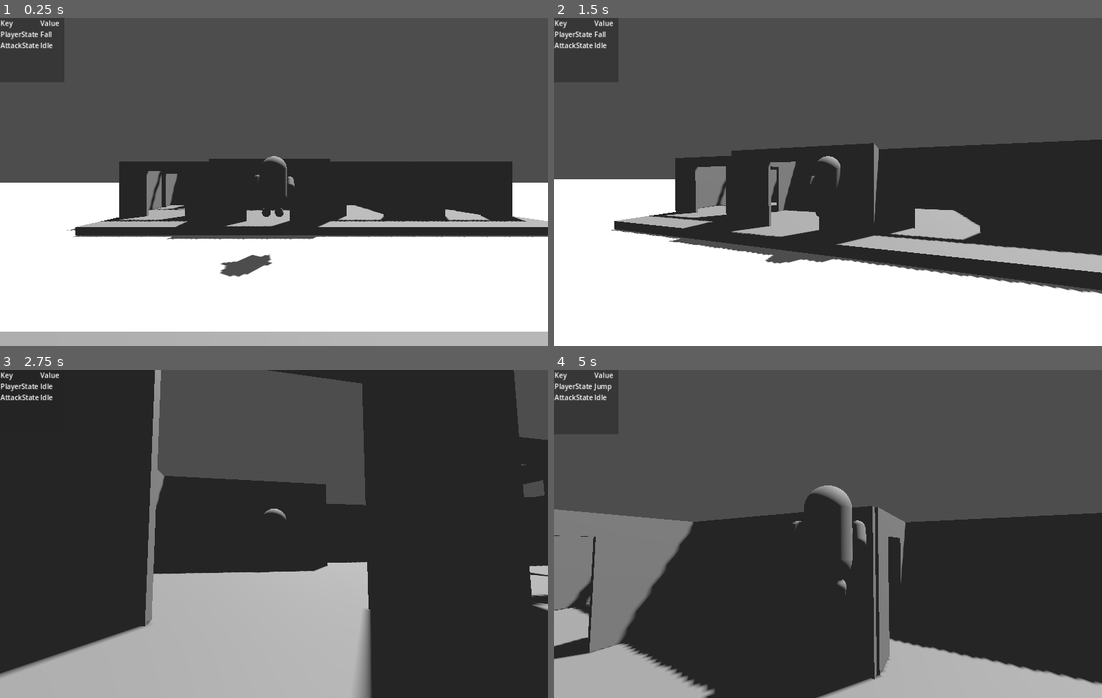
Above: before the commit, frames 1-4 (two rows, left to right).
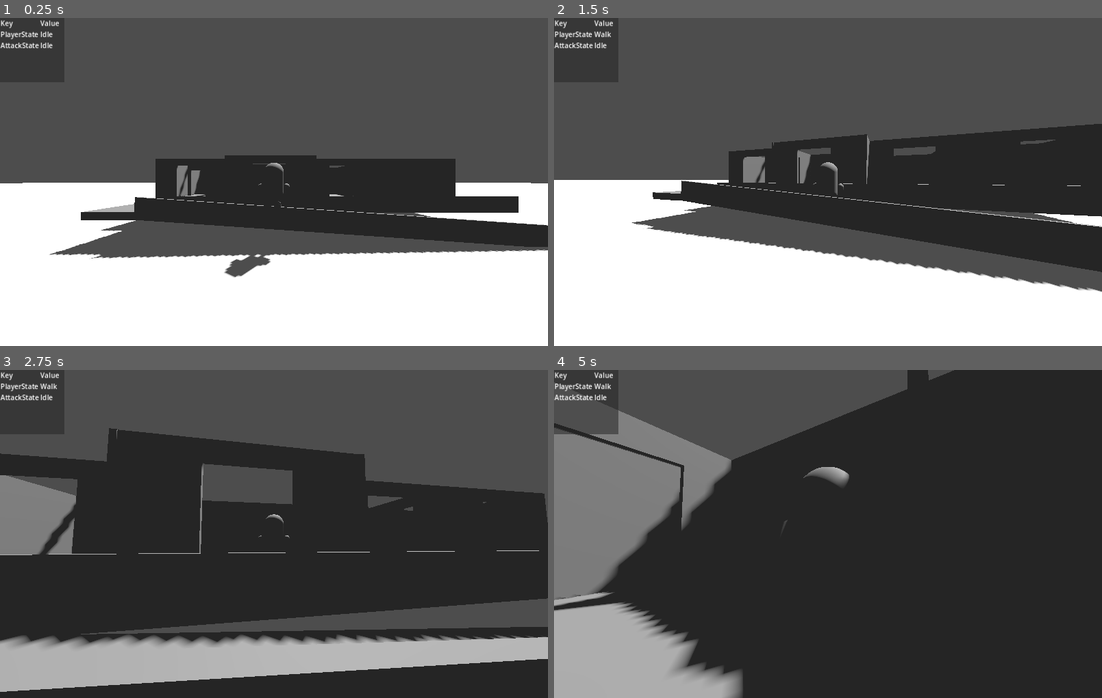
Above: after the commit, the same moments.

Repository: ee0pdt/godot-tps-test
Game: Godot game, scene res://main.tscn
Same seed, same stepped clock (60 frames per second), same inputs: the game is played once before the commit and once after it.
Inputs (mouse positions are in pixels of both pictures, inside the frame that each line leads up to):
- Up to frame 1 (0.25 s): no input
- Up to frame 2 (1.5 s): move the mouse to (855, 182) at 0.52 s; hold Up (forward) from 0.53 s (still down); click (855, 182) at 0.6 s; tap Space (jump) at 0.77 s; move the mouse to (800, 182) at 1.27 s; tap E (interact) at 1.35 s
- Up to frame 3 (2.75 s): keep holding Up (forward); tap Space (jump) at 1.52 s; move the mouse to (284, 527) at 2.02 s; click (284, 527) at 2.1 s
- Up to frame 4 (5 s): keep holding Up (forward); move the mouse to (822, 540) at 2.77 s; tap E (interact) at 2.85, 4.35 s; tap Space (jump) at 3.02, 3.77, 4.52 s; move the mouse to (866, 537) at 3.52 s; click (866, 537) at 3.6 s; move the mouse to (784, 530) at 4.27 s

The runs differ from the first frame. In frame 1, 16% of the frame differs, in the area x 0-100%, y 3-100%; in frame 2, 16%; in frame 3, 44%; in frame 4, 45%, in the area x 0-100%, y 0-100%.

Commit message:
Added ramp

Diff:
--- a/player/player.tscn
+++ b/player/player.tscn
@@ -599,6 +599,7 @@
 margin = 0.5
 
 [node name="Camera3D" type="Camera3D" parent="CameraBase/CameraPivot/SpringArm3D"]
+fov = 90.0
 
 [node name="CarryPosition" type="Node3D" parent="."]
 transform = Transform3D(1, 0, -1.5246e-23, -1.5246e-23, -4.37114e-08, -1, 0, 1, -4.37114e-08, 0, 0, -0.834998)
--- a/wheelchair_house/wheelchair_house.tscn
+++ b/wheelchair_house/wheelchair_house.tscn
@@ -3,37 +3,37 @@
 [node name="WheelchairHouse" type="Node3D"]
 
 [node name="CSGBox3D17" type="CSGBox3D" parent="."]
-transform = Transform3D(-1, 0, 8.74228e-08, 0, 1, 0, -8.74228e-08, 0, -1, -6.50888, 1.22424, -2.41241)
+transform = Transform3D(-1, 0, 8.74228e-08, 0, 1, 0, -8.74228e-08, 0, -1, -6.50888, 2.03507, -2.41241)
 use_collision = true
 size = Vector3(0.1, 2.4, 3)
 
 [node name="CSGBox3D22" type="CSGBox3D" parent="."]
-transform = Transform3D(-1, 0, 8.74228e-08, 0, 1, 0, -8.74228e-08, 0, -1, 8.825, 1.22424, -2.41241)
+transform = Transform3D(-1, 0, 8.74228e-08, 0, 1, 0, -8.74228e-08, 0, -1, 8.825, 2.03507, -2.41241)
 use_collision = true
 size = Vector3(0.1, 2.4, 3)
 
 [node name="CSGBox3D19" type="CSGBox3D" parent="."]
-transform = Transform3D(-1, 0, 8.74228e-08, 0, 1, 0, -8.74228e-08, 0, -1, -6.50888, 1.22424, -4.92188)
+transform = Transform3D(-1, 0, 8.74228e-08, 0, 1, 0, -8.74228e-08, 0, -1, -6.50888, 2.03507, -4.92188)
 use_collision = true
 size = Vector3(0.1, 2.4, 2)
 
 [node name="CSGBox3D32" type="CSGBox3D" parent="."]
-transform = Transform3D(-1, 0, 8.74228e-08, 0, 1, 0, -8.74228e-08, 0, -1, 8.825, 1.22424, -4.92188)
+transform = Transform3D(-1, 0, 8.74228e-08, 0, 1, 0, -8.74228e-08, 0, -1, 8.825, 2.03507, -4.92188)
 use_collision = true
 size = Vector3(0.1, 2.4, 2)
 
 [node name="CSGBox3D21" type="CSGBox3D" parent="."]
-transform = Transform3D(-1, 0, 8.74228e-08, 0, 1, 0, -8.74228e-08, 0, -1, -4.85533, 1.22424, -4.92188)
+transform = Transform3D(-1, 0, 8.74228e-08, 0, 1, 0, -8.74228e-08, 0, -1, -4.85533, 2.03507, -4.92188)
 use_collision = true
 size = Vector3(0.1, 2.4, 2)
 
 [node name="CSGBox3D20" type="CSGBox3D" parent="."]
-transform = Transform3D(-1, 0, 8.74228e-08, 0, 1, 0, -8.74228e-08, 0, -1, -2.61551, 1.22424, -4.92188)
+transform = Transform3D(-1, 0, 8.74228e-08, 0, 1, 0, -8.74228e-08, 0, -1, -2.61551, 2.03507, -4.92188)
 use_collision = true
 size = Vector3(0.1, 2.4, 2)
 
 [node name="Wall3" type="CSGBox3D" parent="."]
-transform = Transform3D(-1, 0, 8.74228e-08, 0, 1, 0, -8.74228e-08, 0, -1, 1.41629, 1.22424, -4.82823)
+transform = Transform3D(-1, 0, 8.74228e-08, 0, 1, 0, -8.74228e-08, 0, -1, 1.41629, 2.03507, -4.82823)
 use_collision = true
 size = Vector3(0.1, 2.4, 2.2127)
 
@@ -44,7 +44,7 @@
 size = Vector3(0.2, 2, 1)
 
 [node name="Wall4" type="CSGBox3D" parent="."]
-transform = Transform3D(-1, 0, 8.74228e-08, 0, 1, 0, -8.74228e-08, 0, -1, -1.47276, 1.22424, -4.82823)
+transform = Transform3D(-1, 0, 8.74228e-08, 0, 1, 0, -8.74228e-08, 0, -1, -1.47276, 2.03507, -4.82823)
 use_collision = true
 size = Vector3(0.1, 2.4, 2.2127)
 
@@ -55,7 +55,7 @@
 size = Vector3(0.2, 2, 1)
 
 [node name="CSGBox3D18" type="CSGBox3D" parent="."]
-transform = Transform3D(-1, 0, 8.74228e-08, 0, 1, 0, -8.74228e-08, 0, -1, -2.6087, 1.22424, -1.82379)
+transform = Transform3D(-1, 0, 8.74228e-08, 0, 1, 0, -8.74228e-08, 0, -1, -2.6087, 2.03507, -1.82379)
 use_collision = true
 size = Vector3(0.1, 2.4, 4.17725)
 
@@ -66,12 +66,12 @@
 size = Vector3(0.2, 2, 1)
 
 [node name="CSGBox3D24" type="CSGBox3D" parent="."]
-transform = Transform3D(-1, 0, 8.74228e-08, 0, 1, 0, -8.74228e-08, 0, -1, 1.43518, 1.22424, -0.339289)
+transform = Transform3D(-1, 0, 8.74228e-08, 0, 1, 0, -8.74228e-08, 0, -1, 1.43518, 2.03507, -0.339289)
 use_collision = true
 size = Vector3(0.1, 2.4, 1.20825)
 
 [node name="CSGBox3D31" type="CSGBox3D" parent="."]
-transform = Transform3D(-1, 0, 8.74228e-08, 0, 1, 0, -8.74228e-08, 0, -1, 4.92482, 1.22424, -3.43528)
+transform = Transform3D(-1, 0, 8.74228e-08, 0, 1, 0, -8.74228e-08, 0, -1, 4.92482, 2.03507, -3.43528)
 use_collision = true
 size = Vector3(0.1, 2.4, 5.16235)
 
@@ -82,7 +82,7 @@
 size = Vector3(0.2, 2, 1)
 
 [node name="CSGBox3D16" type="CSGBox3D" parent="."]
-transform = Transform3D(-4.37114e-08, 0, -1, 0, 1, 0, 1, 0, -4.37114e-08, -4.55104, 1.22424, -0.885804)
+transform = Transform3D(-4.37114e-08, 0, -1, 0, 1, 0, 1, 0, -4.37114e-08, -4.55104, 2.03507, -0.885804)
 use_collision = true
 size = Vector3(0.1, 2.4, 4)
 
@@ -93,7 +93,7 @@
 size = Vector3(0.2, 2, 1.5)
 
 [node name="Wall8" type="CSGBox3D" parent="."]
-transform = Transform3D(-4.37114e-08, 0, -1, 0, 1, 0, 1, 0, -4.37114e-08, 6.9592, 1.22424, -0.885804)
+transform = Transform3D(-4.37114e-08, 0, -1, 0, 1, 0, 1, 0, -4.37114e-08, 6.9592, 2.03507, -0.885804)
 use_collision = true
 size = Vector3(0.1, 2.4, 4)
 
@@ -104,12 +104,12 @@
 size = Vector3(0.2, 2, 1.5)
 
 [node name="CSGBox3D29" type="CSGBox3D" parent="."]
-transform = Transform3D(-4.37114e-08, 0, -1, 0, 1, 0, 1, 0, -4.37114e-08, 6.89762, 1.22424, -5.96038)
+transform = Transform3D(-4.37114e-08, 0, -1, 0, 1, 0, 1, 0, -4.37114e-08, 6.89762, 2.03507, -5.96038)
 use_collision = true
 size = Vector3(0.1, 2.4, 4)
 
 [node name="CSGBox3D27" type="CSGBox3D" parent="."]
-transform = Transform3D(-4.37114e-08, 0, -1, 0, 1, 0, 1, 0, -4.37114e-08, -0.599543, 1.22424, 0.202141)
+transform = Transform3D(-4.37114e-08, 0, -1, 0, 1, 0, 1, 0, -4.37114e-08, -0.599543, 2.03507, 0.202141)
 use_collision = true
 size = Vector3(0.1, 2.4, 4)
 
@@ -120,7 +120,7 @@
 size = Vector3(0.2, 2, 1.5)
 
 [node name="Wall" type="CSGBox3D" parent="."]
-transform = Transform3D(-4.37114e-08, 0, -1, 0, 1, 0, 1, 0, -4.37114e-08, -4.55104, 1.22424, -3.89305)
+transform = Transform3D(-4.37114e-08, 0, -1, 0, 1, 0, 1, 0, -4.37114e-08, -4.55104, 2.03507, -3.89305)
 use_collision = true
 size = Vector3(0.1, 2.4, 4)
 
@@ -137,12 +137,12 @@
 size = Vector3(0.2, 2, 1)
 
 [node name="CSGBox3D33" type="CSGBox3D" parent="."]
-transform = Transform3D(-1, 0, 8.74228e-08, 0, 1, 0, -8.74228e-08, 0, -1, 6.61788, 1.22424, -4.92188)
+transform = Transform3D(-1, 0, 8.74228e-08, 0, 1, 0, -8.74228e-08, 0, -1, 6.61788, 2.03507, -4.92188)
 use_collision = true
 size = Vector3(0.1, 2.4, 2)
 
 [node name="Wall6" type="CSGBox3D" parent="."]
-transform = Transform3D(-4.37114e-08, 0, -1, 0, 1, 0, 1, 0, -4.37114e-08, 6.92217, 1.22424, -3.89305)
+transform = Transform3D(-4.37114e-08, 0, -1, 0, 1, 0, 1, 0, -4.37114e-08, 6.92217, 2.03507, -3.89305)
 use_collision = true
 size = Vector3(0.1, 2.4, 4)
 
@@ -159,32 +159,32 @@
 size = Vector3(0.2, 2, 1)
 
 [node name="Wall2" type="CSGBox3D" parent="."]
-transform = Transform3D(-4.37114e-08, 0, -1, 0, 1, 0, 1, 0, -4.37114e-08, -0.568752, 1.22424, -3.65699)
+transform = Transform3D(-4.37114e-08, 0, -1, 0, 1, 0, 1, 0, -4.37114e-08, -0.568752, 2.03507, -3.65699)
 use_collision = true
 size = Vector3(0.1, 2.4, 4)
 
 [node name="Wall5" type="CSGBox3D" parent="."]
-transform = Transform3D(-4.37114e-08, 0, -1, 0, 1, 0, 1, 0, -4.37114e-08, -0.0233417, 1.22424, -4.18542)
+transform = Transform3D(-4.37114e-08, 0, -1, 0, 1, 0, 1, 0, -4.37114e-08, -0.0233417, 2.03507, -4.18542)
 use_collision = true
 size = Vector3(0.1, 2.4, 2.90918)
 
 [node name="CSGBox3D25" type="CSGBox3D" parent="."]
-transform = Transform3D(-4.37114e-08, 0, -1, 0, 1, 0, 1, 0, -4.37114e-08, -4.55104, 1.22424, -5.96804)
+transform = Transform3D(-4.37114e-08, 0, -1, 0, 1, 0, 1, 0, -4.37114e-08, -4.55104, 2.03507, -5.96804)
 use_collision = true
 size = Vector3(0.1, 2.4, 4)
 
 [node name="CSGBox3D26" type="CSGBox3D" parent="."]
-transform = Transform3D(-4.37114e-08, 0, -1, 0, 1, 0, 1, 0, -4.37114e-08, -0.537962, 1.22424, -5.96804)
+transform = Transform3D(-4.37114e-08, 0, -1, 0, 1, 0, 1, 0, -4.37114e-08, -0.537962, 2.03507, -5.96804)
 use_collision = true
 size = Vector3(0.1, 2.4, 4)
 
 [node name="CSGBox3D28" type="CSGBox3D" parent="."]
-transform = Transform3D(-4.37114e-08, 0, -1, 0, 1, 0, 1, 0, -4.37114e-08, 3.1828, 1.22424, -5.96804)
+transform = Transform3D(-4.37114e-08, 0, -1, 0, 1, 0, 1, 0, -4.37114e-08, 3.1828, 2.03507, -5.96804)
 use_collision = true
 size = Vector3(0.1, 2.4, 3.5)
 
 [node name="Wall7" type="CSGBox3D" parent="."]
-transform = Transform3D(-4.37114e-08, 0, -1, 0, 1, 0, 1, 0, -4.37114e-08, 3.1828, 1.22424, -0.88754)
+transform = Transform3D(-4.37114e-08, 0, -1, 0, 1, 0, 1, 0, -4.37114e-08, 3.1828, 2.03507, -0.88754)
 use_collision = true
 size = Vector3(0.1, 2.4, 3.5)
 
@@ -195,7 +195,7 @@
 size = Vector3(0.2, 2, 1.5)
 
 [node name="Wall9" type="CSGBox3D" parent="."]
-transform = Transform3D(-4.37114e-08, 0, -1, 0, 1, 0, 1, 0, -4.37114e-08, 3.1828, 1.22424, -0.88754)
+transform = Transform3D(-4.37114e-08, 0, -1, 0, 1, 0, 1, 0, -4.37114e-08, 3.1828, 2.03507, -0.88754)
 use_collision = true
 size = Vector3(0.1, 2.4, 3.5)
 
@@ -205,7 +205,27 @@
 use_collision = true
 size = Vector3(0.2, 2, 1.5)
 
-[node name="Deck" type="CSGBox3D" parent="."]
-transform = Transform3D(-4.37114e-08, 0, -1, 0, 1, 0, 1, 0, -4.37114e-08, 1.30942, 0.149871, -2.26919)
+[node name="Floor" type="CSGBox3D" parent="."]
+transform = Transform3D(-4.37114e-08, 0, -1, 0, 1, 0, 1, 0, -4.37114e-08, 1.30942, 0.960698, -2.26919)
 use_collision = true
 size = Vector3(6.94527, 0.25127, 15.3638)
+
+[node name="Floor4" type="CSGBox3D" parent="."]
+transform = Transform3D(-4.37114e-08, 0, -1, 0, 1, 0, 1, 0, -4.37114e-08, -5.53915, 0.966836, 1.82616)
+use_collision = true
+size = Vector3(1.53318, 0.25127, 1.6493)
+
+[node name="Floor3" type="CSGBox3D" parent="."]
+transform = Transform3D(-4.37114e-08, 0, -1, 0, 1, 0, 1, 0, -4.37114e-08, 2.17967, 1.15007, 1.26815)
+use_collision = true
+size = Vector3(0.0955148, 0.630017, 13.6233)
+
+[node name="Floor2" type="CSGBox3D" parent="."]
+transform = Transform3D(-4.36091e-08, 0.0683635, -0.99766, 2.98827e-09, 0.99766, 0.0683635, 1, 0, -4.37114e-08, 2.86243, 0.441704, 1.99066)
+use_collision = true
+size = Vector3(1.08885, 0.25127, 15.3638)
+
+[node name="Floor5" type="CSGBox3D" parent="."]
+transform = Transform3D(-4.36091e-08, 0.0683635, -0.99766, 2.98827e-09, 0.99766, 0.0683635, 1, 0, -4.37114e-08, 2.89675, 0.765529, 2.49171)
+use_collision = true
+size = Vector3(0.103505, 0.51626, 15.3638)
